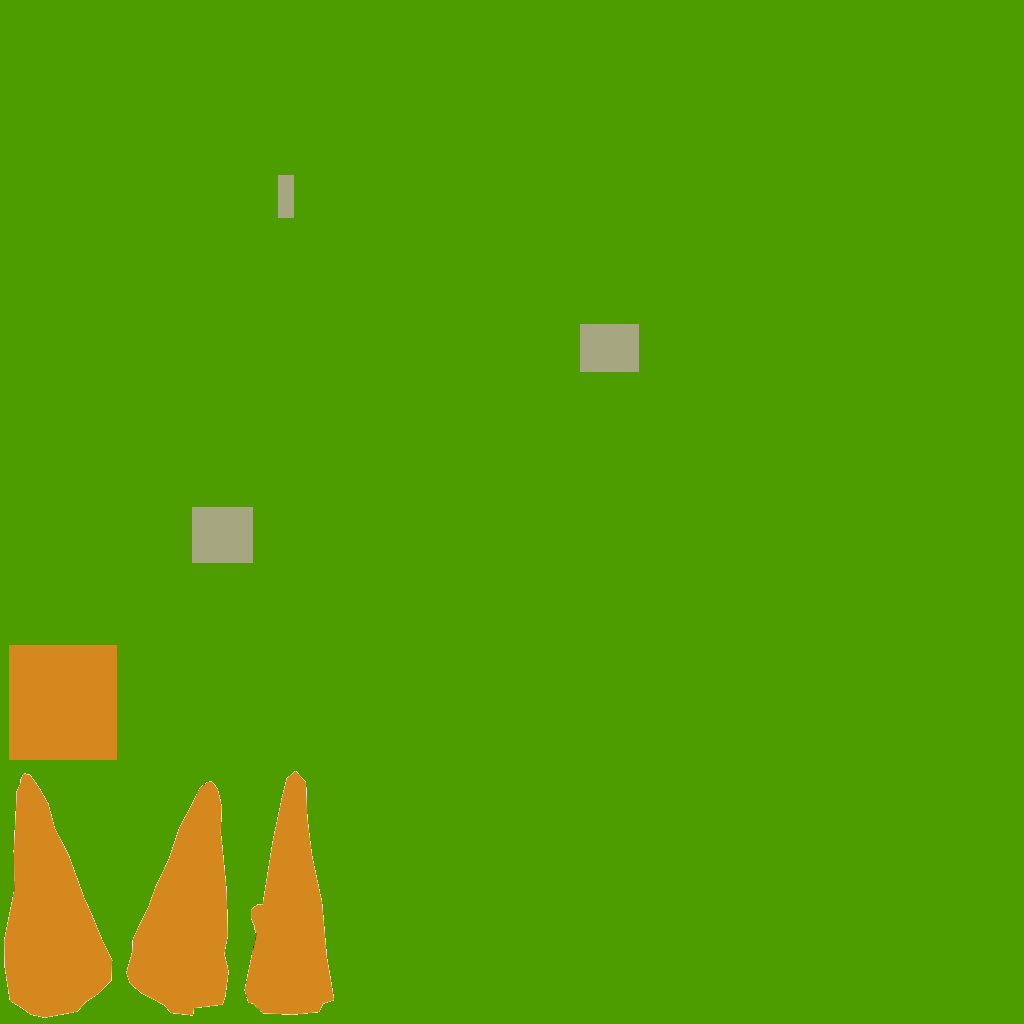
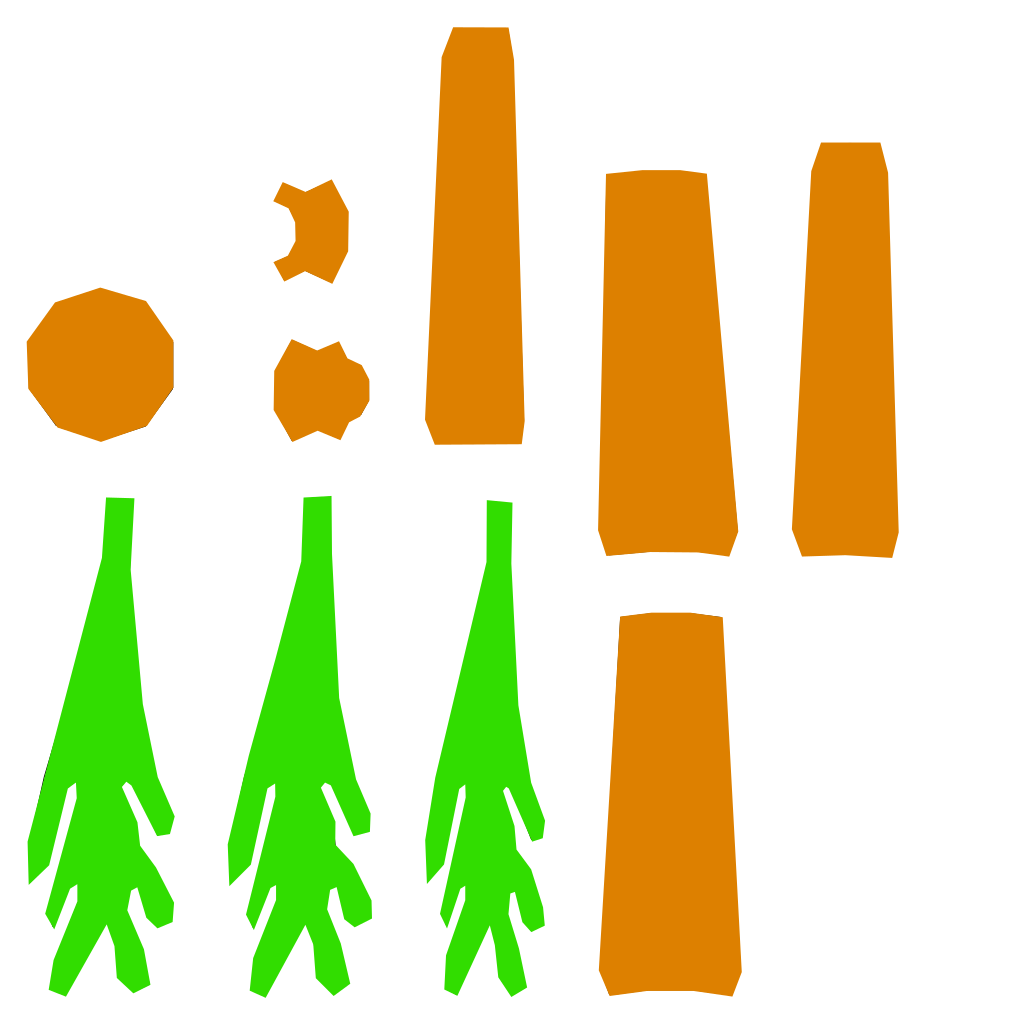
Comparing the layer stacks of the two 1024 x 1024 images. Changes:
renamed "Paint" to "レイヤー", painted on it over left=0, top=0, right=1024, bottom=1024
painted on "Charrot_Body.png" over left=10, top=11, right=1014, bottom=1014
